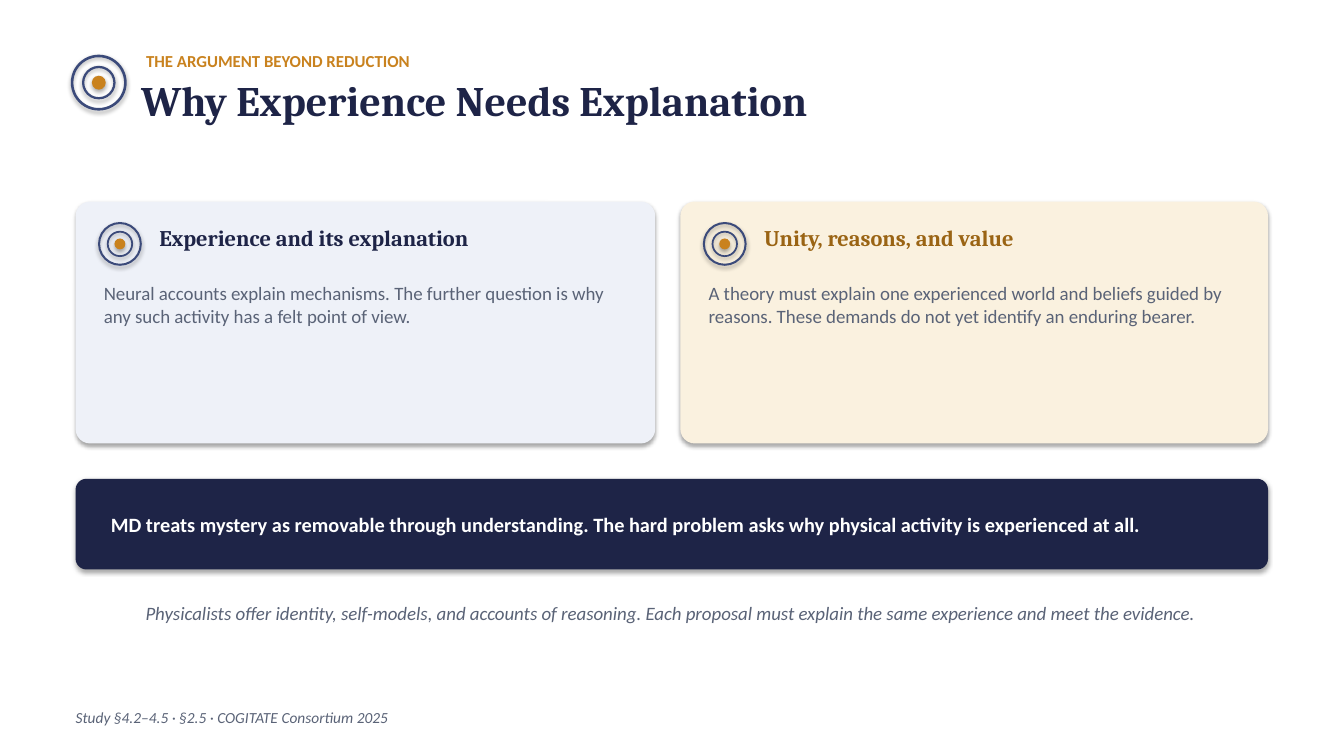
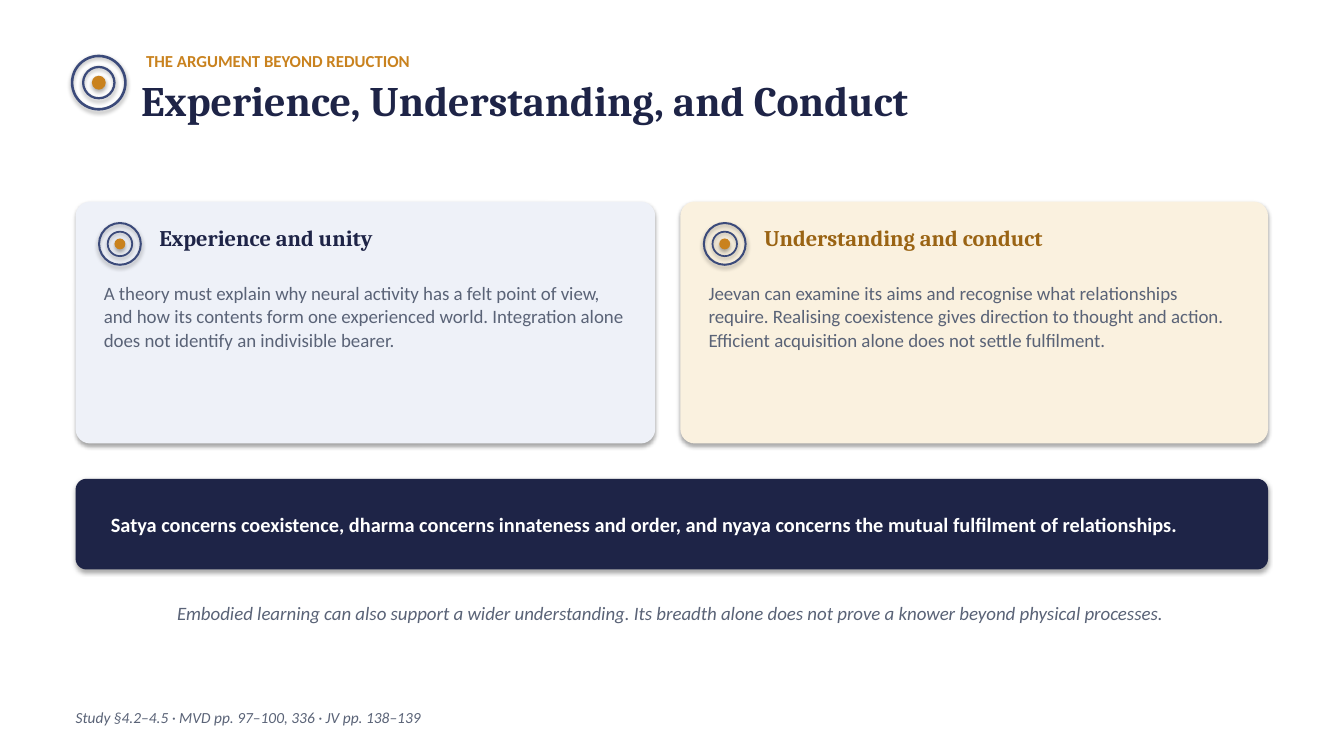
Before and after one commit to raghavamohan/AnalyticMadhyasthDarshan, a slide deck: slide 13 of Studies/Why-Humans-Are-Not-Just-Material/Why-Humans-Are-Not-Just-Material.pptx. Drawn at 1344x756 pixels with LibreOffice and Linux fonts; fonts in the diff are those of the drawing. Boxes give left, top, right and bottom in pixels: in the first picture for what was removed or moved away, otherwise in the second. Text is boxed around its words. In the diff, an @@ line names an element or a change of style, - is before the commit and + after.

Commit message:
Connect human understanding with responsible participation in coexistence

```diff
--- a/Studies/Why-Humans-Are-Not-Just-Material/Why-Humans-Are-Not-Just-Material.pptx
+++ b/Studies/Why-Humans-Are-Not-Just-Material/Why-Humans-Are-Not-Just-Material.pptx
@@ text at [141, 87, 908, 126]: text changed @@
-Why Experience Needs Explanation
+Experience, Understanding, and Conduct
@@ text at [159, 230, 373, 251]: text changed @@
-Experience and its explanation
+Experience and unity
@@ text at [764, 230, 1043, 251]: text changed @@
-Unity, reasons, and value
+Understanding and conduct
@@ text at [104, 287, 624, 350]: text changed @@
-Neural accounts explain mechanisms. The further question is why any such activity has a felt point of view.
+A theory must explain why neural activity has a felt point of view, and how its contents form one experienced world. Integration alone does not identify an indivisible bearer.
@@ text at [709, 287, 1223, 350]: text changed @@
-A theory must explain one experienced world and beliefs guided by reasons. These demands do not yet identify an enduring bearer.
+Jeevan can examine its aims and recognise what relationships require. Realising coexistence gives direction to thought and action. Efficient acquisition alone does not settle fulfilment.
@@ text at [111, 517, 1177, 536]: text changed @@
-MD treats mystery as removable through understanding. The hard problem asks why physical activity is experienced at all.
+Satya concerns coexistence, dharma concerns innateness and order, and nyaya concerns the mutual fulfilment of relationships.
@@ text at [177, 607, 1163, 623]: text changed @@
-Physicalists offer identity, self-models, and accounts of reasoning. Each proposal must explain the same experience and meet the evidence.
+Embodied learning can also support a wider understanding. Its breadth alone does not prove a knower beyond physical processes.
@@ text at [76, 712, 421, 726]: text changed @@
-Study §4.2–4.5 · §2.5 · COGITATE Consortium 2025
+Study §4.2–4.5 · MVD pp. 97–100, 336 · JV pp. 138–139
```
Also in this commit, not shown: 5 other slides changed, 15 other files.
